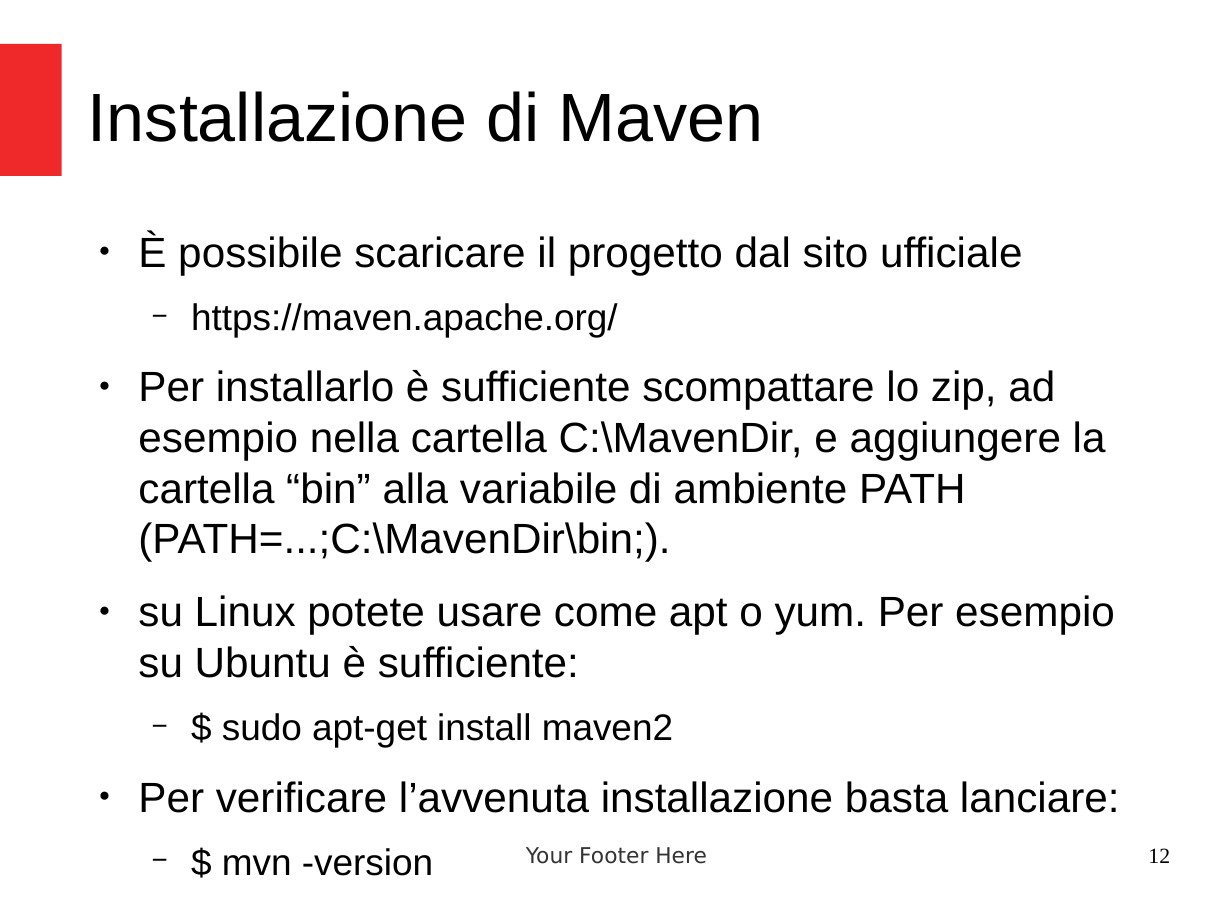
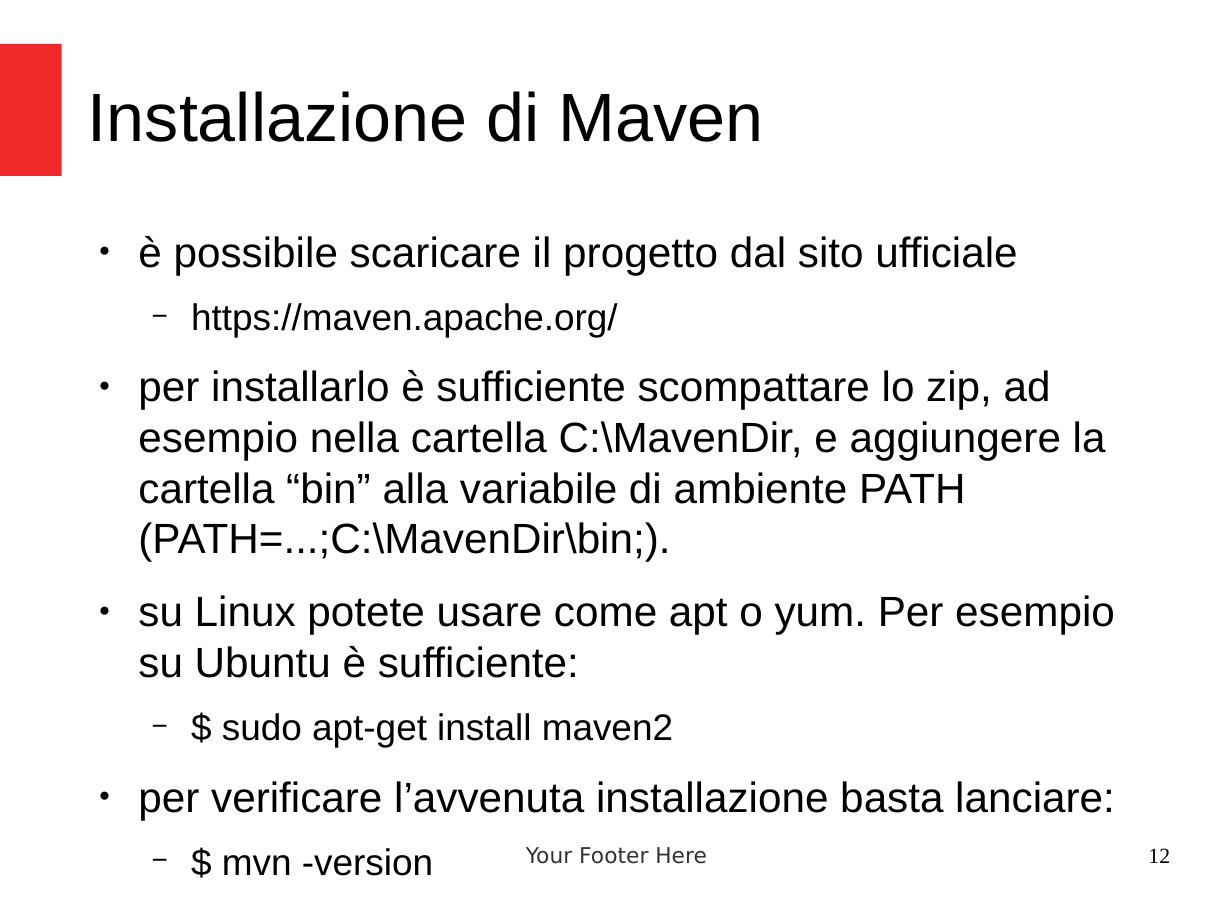
Before and after one commit to criluc/jdbc-tutorial, a slide deck: slide 12 of Introduzione a Maven.odp. Drawn at 1232x924 pixels with LibreOffice and Linux fonts; fonts in the diff are those of the drawing. Boxes give left, top, right and bottom in pixels: in the first picture for what was removed or moved away, otherwise in the second. Text is boxed around its words. In the diff, an @@ line names an element or a change of style, - is before the commit and + after.

```diff
--- a/Introduzione a Maven.odp
+++ b/Introduzione a Maven.odp
@@ text at (x1=138, y1=236, x2=1017, y2=275): text changed @@
-● È possibile scaricare il progetto dal sito ufficiale
+● è possibile scaricare il progetto dal sito ufficiale
@@ text at (x1=138, y1=370, x2=1106, y2=562): text changed @@
-● Per installarlo è sufficiente scompattare lo zip, ad esempio nella cartella C:\MavenDir, e aggiungere la cartella “bin” alla variabile di ambiente PATH (PATH=...;C:\MavenDir\bin;).
+● per installarlo è sufficiente scompattare lo zip, ad esempio nella cartella C:\MavenDir, e aggiungere la cartella “bin” alla variabile di ambiente PATH (PATH=...;C:\MavenDir\bin;).
@@ text at (x1=138, y1=781, x2=1115, y2=820): text changed @@
-● Per verificare l’avvenuta installazione basta lanciare:
+● per verificare l’avvenuta installazione basta lanciare:
```
Also in this commit, not shown: 9 other slides changed, 2 other files.
